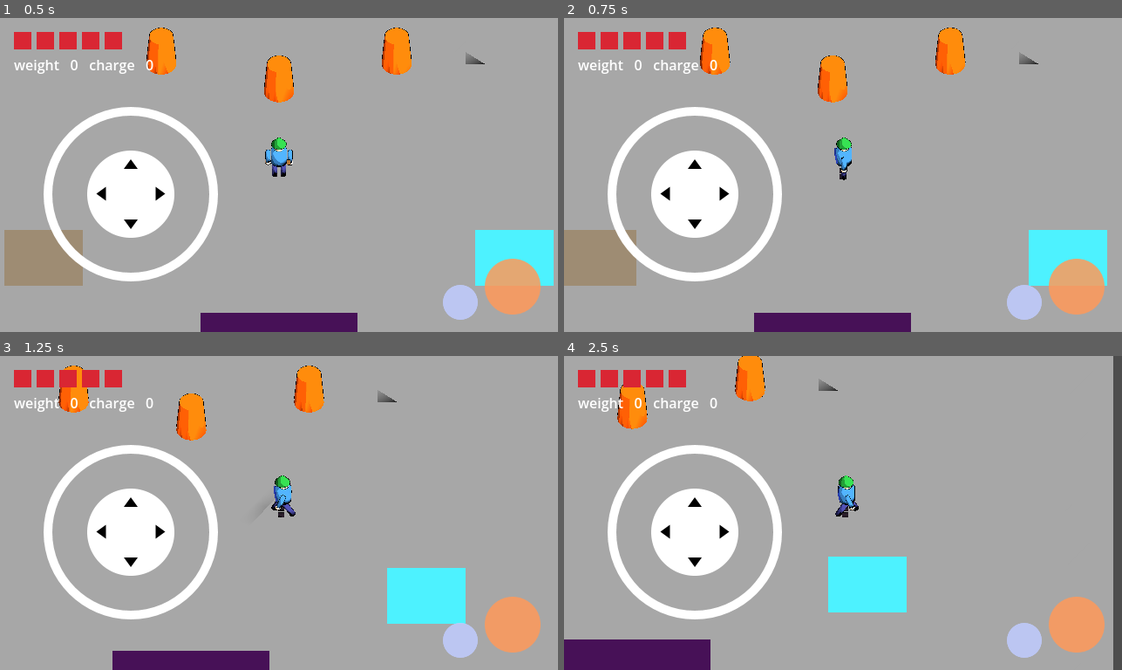
Above: before the commit, frames 1-4 (two rows, left to right).
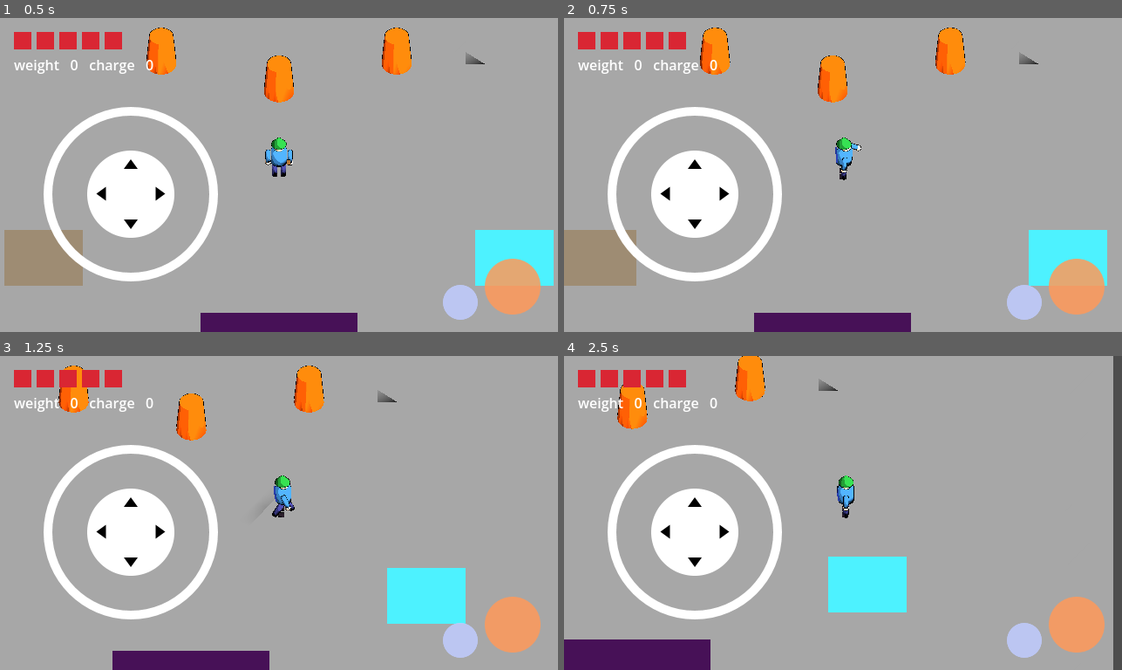
Above: after the commit, the same moments.

Repository: yogimathius/concept-01-restorative-zelda-3d
Game: Godot game, scene res://scenes/test/feel_lab.tscn
Same seed, same stepped clock (60 frames per second), same inputs: the game is played once before the commit and once after it.
Inputs (mouse positions are in pixels of both pictures, inside the frame that each line leads up to):
- Up to frame 1 (0.5 s): no input
- Up to frame 2 (0.75 s): move the mouse to (965, 159) at 0.52 s; hold D (move_right) from 0.53 s (still down); tap Space (force) at 0.6 s; click (965, 159) at 0.67 s
- Up to frame 3 (1.25 s): keep holding D (move_right)
- Up to frame 4 (2.5 s): release D (move_right) at 1.25 s; drag from (731, 528) to (815, 575) at 1.27 s; move the mouse to (898, 443) at 2.02 s; hold D (move_right) from 2.03 s (still down); tap Space (force) at 2.1 s

Frame 1 is identical in both runs. In frame 2, less than 0.1% of the frame differs, in the area x 48-54%, y 39-50%; in frame 3, 0.2%; in frame 4, 0.2%, in the area x 48-53%, y 41-52%.

Commit message:
fix: pair verb lifecycle, finish attack follow-through, enable Android vibrate
Final-review fixes: verbs only get held/released after a delivered press
and are released once when control is lost; the attack clip plays past
impact instead of snapping to idle; VIBRATE permission so haptics work.

Co-Authored-By: Claude Opus 5.5 <noreply@anthropic.com>

Diff:
--- a/scripts/hero/hero.gd
+++ b/scripts/hero/hero.gd
@@ -51,6 +51,8 @@
 var _dash_cooldown_left := 0.0
 var _dash_dir := Vector3.ZERO
 var _held := {SLOT_FORCE: false, SLOT_RESTORE: false}
+# a verb only receives held/released after it received pressed (see Verb)
+var _delivered := {SLOT_FORCE: false, SLOT_RESTORE: false}
 
 @onready var gauge: StateGauge = $StateGauge
 @onready var visuals: Node3D = $Visuals
@@ -90,6 +92,9 @@
 func _rebuild_verbs() -> void:
 	for child in verbs_root.get_children():
 		child.free()
+	for slot in _held:
+		_held[slot] = false
+		_delivered[slot] = false
 	force_verb = _make_verb(hero_class.force_verb)
 	restore_verb = _make_verb(hero_class.restore_verb)
 
@@ -121,8 +126,10 @@
 		return
 	if held:
 		if is_controllable():
+			_delivered[slot] = true
 			verb.on_pressed()
-	else:
+	elif _delivered[slot]:
+		_delivered[slot] = false
 		verb.on_released()
 
 func request_dash() -> void:
@@ -235,7 +242,7 @@
 		var verb := _verb_for(slot)
 		if verb == null:
 			continue
-		if _held[slot] and is_controllable():
+		if _delivered[slot]:
 			verb.on_held(delta)
 		verb.tick(delta)
 
@@ -289,7 +296,18 @@
 func _verb_for(slot: StringName) -> Verb:
 	return force_verb if slot == SLOT_FORCE else restore_verb
 
+## Losing control releases any held verb once; the player must press again
+## after control returns (a channel never silently resumes).
+func _interrupt_verbs() -> void:
+	for slot in _delivered:
+		if _delivered[slot]:
+			_delivered[slot] = false
+			var verb := _verb_for(slot)
+			if verb:
+				verb.on_released()
+
 func _on_overloaded(_id: StringName, def: StateDefinition) -> void:
+	_interrupt_verbs()
 	_dash_left = 0.0
 	dash_iframes = false
 	match def.overload:
@@ -306,6 +324,7 @@
 	lose_heart(&"overload")
 
 func _on_hazard() -> void:
+	_interrupt_verbs()
 	lose_heart(&"hazard")
 	Juice.sfx("hazard")
 	respawn_at(last_safe_position)
@@ -325,6 +344,9 @@
 func _update_animation() -> void:
 	if anim_player == null or (force_verb and force_verb.active):
 		return
+	# let the attack clip's follow-through finish after the hit lands
+	if anim_player.current_animation == &"attack" and anim_player.is_playing():
+		return
 	var moving := Vector2(velocity.x, velocity.z).length() > 0.3
 	var anim := &"walk" if moving else &"idle"
 	if anim_player.current_animation != anim and anim_player.has_animation(anim):
--- a/scripts/hero/verb.gd
+++ b/scripts/hero/verb.gd
@@ -3,6 +3,11 @@
 ## Base for hero abilities. The hero forwards input edges (pressed / held /
 ## released) and ticks the verb every physics frame; the verb owns its own
 ## timing, hit queries, feedback and animation.
+##
+## Lifecycle contract: on_held and on_released only ever follow an
+## on_pressed. A press made while the hero can't act is ignored entirely.
+## Losing control mid-hold (root, surge, hazard) calls on_released once, and
+## the player must press again afterwards.
 
 @export var cooldown: float = 0.3
 
--- /dev/null
+++ b/tests/unit/test_review_fixes.gd
@@ -0,0 +1,114 @@
+extends TestCase
+## Regression tests for the final-review findings on step 1.
+
+const HERO_SCENE: PackedScene = preload("res://scenes/hero/hero.tscn")
+const DUMMY_SCENE: PackedScene = preload("res://scenes/test_props/shove_dummy.tscn")
+const WARDEN: HeroClass = preload("res://data/classes/warden.tres")
+
+class RecordingVerb extends Verb:
+	var events: Array[String] = []
+	func on_pressed() -> void:
+		events.append("pressed")
+	func on_held(_delta: float) -> void:
+		if events.is_empty() or events[-1] != "held":
+			events.append("held")
+	func on_released() -> void:
+		events.append("released")
+
+var hero: Hero
+
+func spawn(cls: HeroClass) -> void:
+	add_floor()
+	hero = HERO_SCENE.instantiate()
+	hero.use_device_input = false
+	hero.hero_class = cls
+	hero.position = Vector3(0, 0.02, 0)
+	world.add_child(hero)
+
+func install_recorder() -> RecordingVerb:
+	var rec := RecordingVerb.new()
+	hero.verbs_root.add_child(rec)
+	rec.setup(hero)
+	hero.force_verb = rec
+	return rec
+
+# --- finding 1: attack animation must play through the impact ---
+
+func test_attack_animation_plays_past_impact() -> void:
+	spawn(WARDEN)
+	await step(3)
+	hero.set_verb_held(Hero.SLOT_FORCE, true)
+	await step(10)   # wind-up (0.12 s) has landed; verb no longer active
+	hero.set_verb_held(Hero.SLOT_FORCE, false)
+	check(not hero.force_verb.active, "shove has landed")
+	check(hero.anim_player.current_animation == &"attack", "attack clip still playing after impact")
+
+# --- finding 2: haptics need the Android VIBRATE permission ---
+
+func test_android_preset_grants_vibrate() -> void:
+	var cfg := ConfigFile.new()
+	check(cfg.load("res://export_presets.cfg") == OK, "export presets load")
+	var found := false
+	for section in cfg.get_sections():
+		if section.ends_with(".options") and cfg.has_section_key(section, "permissions/vibrate"):
+			found = true
+			check(cfg.get_value(section, "permissions/vibrate") == true, "%s grants VIBRATE" % section)
+	check(found, "an Android preset exists")
+
+# --- finding 3: verb lifecycle is always paired ---
+
+func test_press_while_rooted_then_hold_past_root_sends_nothing() -> void:
+	spawn(HeroClass.new())
+	await step(2)
+	var rec := install_recorder()
+	hero.gauge.add(&"weight", 100.0)   # ROOT 1.2 s
+	hero.set_verb_held(Hero.SLOT_FORCE, true)
+	await step(80)   # root ends while still held
+	hero.set_verb_held(Hero.SLOT_FORCE, false)
+	check(rec.events.is_empty(), "no held/released without a delivered press (got %s)" % [rec.events])
+
+func test_losing_control_while_held_releases_the_verb() -> void:
+	spawn(HeroClass.new())
+	await step(2)
+	var rec := install_recorder()
+	hero.set_verb_held(Hero.SLOT_FORCE, true)
+	await step(3)
+	hero.gauge.add(&"weight", 100.0)   # rooted mid-hold
+	await step(2)
+	check(Array(rec.events) == ["pressed", "held", "released"], "released the moment control is lost (got %s)" % [rec.events])
+	await step(80)   # root ends, button still held
+	hero.set_verb_held(Hero.SLOT_FORCE, false)
+	check(rec.events.size() == 3, "no resumed channel or second release after the root (got %s)" % [rec.events])
+
+func test_rebuilding_verbs_clears_held_state() -> void:
+	spawn(HeroClass.new())
+	await step(2)
+	hero.set_verb_held(Hero.SLOT_FORCE, true)
+	hero.apply_class(HeroClass.new())
+	var rec := install_recorder()
+	hero.set_verb_held(Hero.SLOT_FORCE, true)
+	check(Array(rec.events) == ["pressed"], "fresh press after class swap is delivered (got %s)" % [rec.events])
+
+# --- finding 4: Review Focus #1 in its named order ---
+
+func test_held_when_rooted_then_released_does_not_stick() -> void:
+	spawn(WARDEN)
+	var dummy: ShoveDummy = DUMMY_SCENE.instantiate()
+	dummy.position = Vector3(0, 0.02, 1.0)
+	world.add_child(dummy)
+	await step(3)
+	var hits: Array = []
+	dummy.shoved.connect(func(inf: Influence) -> void: hits.append(inf))
+	hero.set_verb_held(Hero.SLOT_FORCE, true)   # held first...
+	hero.gauge.add(&"weight", 100.0)            # ...then rooted
+	await step(3)
+	hero.set_verb_held(Hero.SLOT_FORCE, false)  # released during the root
+	await step(80)
+	check(hits.size() == 1, "a wind-up already started is a committed action and lands")
+	check(not hero.force_verb.active, "verb not left active")
+	dummy.position = Vector3(0, 0.02, 1.0)
+	dummy.stop()
+	hero.set_verb_held(Hero.SLOT_FORCE, true)
+	await step(10)
+	hero.set_verb_held(Hero.SLOT_FORCE, false)
+	check(hits.size() == 2, "first press after the root shoves")
Not shown, changed: export_presets.cfg
Not shown, added: tests/unit/test_review_fixes.gd.uid
